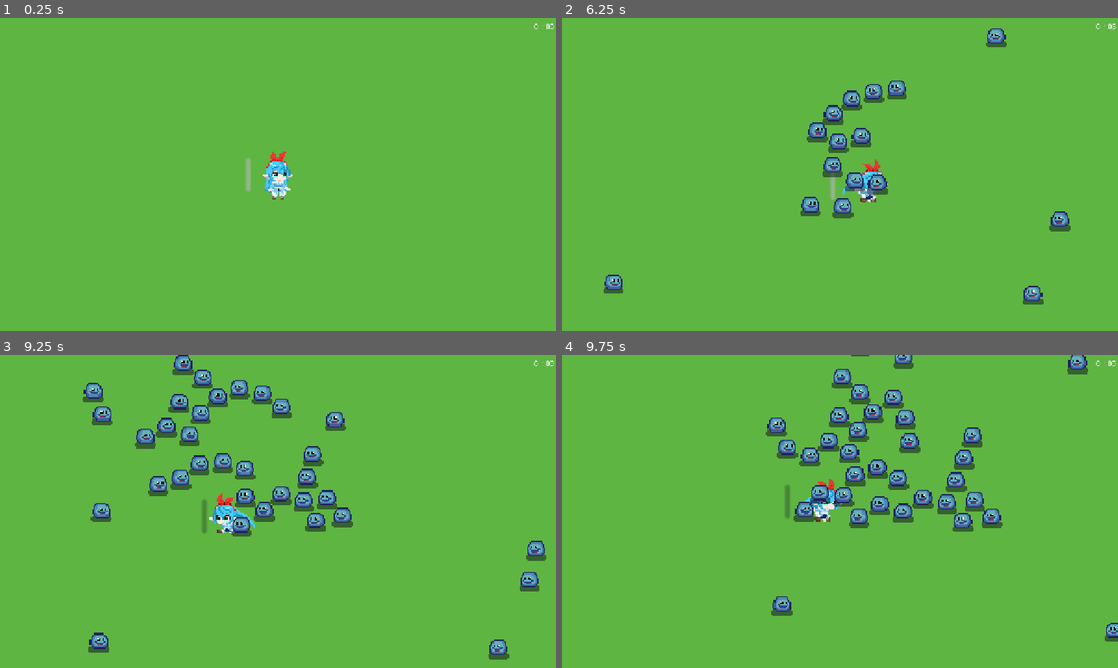
Above: before the commit, frames 1-4 (two rows, left to right).
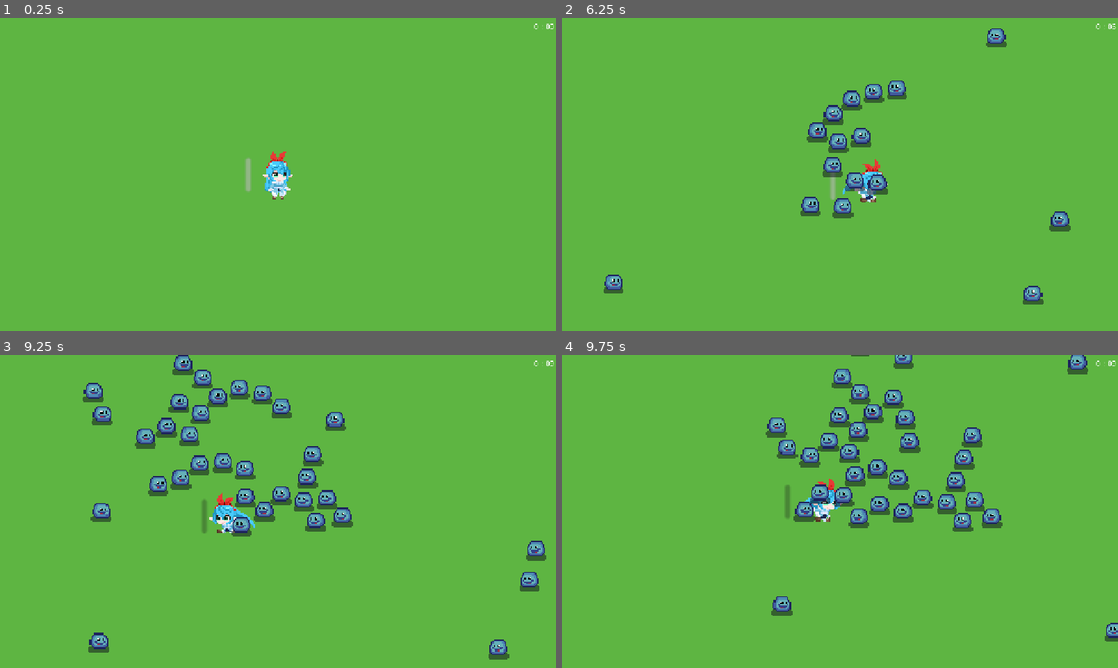
Above: after the commit, the same moments.

Repository: Keish0w0/Untitled-Roguelike-Project
Game: Godot game, scene res://Scenes/World/world.tscn
Two runs of this game, one before a commit and one after it. Both use one fixed random seed, a clock stepped at 60 frames per second and the inputs below.
Inputs:
- Up to frame 1 (0.25 s): no input
- Up to frame 2 (6.25 s): hold D (right) 0.53-1.28 s; tap Space (dash) every 0.75 s from 0.6 to 5.85 s; hold S (down) 1.28-2.03 s; hold D (right) 2.03-2.78 s; hold W (up) 2.78-3.53 s; hold A (left) 3.53-5.03 s; hold S (down) 5.03-5.78 s; hold D (right) from 5.78 s (still down)
- Up to frame 3 (9.25 s): release D (right) at 6.53 s; hold W (up) 6.53-7.28 s; tap Space (dash) every 0.75 s from 6.6 to 8.85 s; hold D (right) 7.28-8.03 s; hold S (down) 8.03-8.78 s; hold A (left) from 8.78 s (still down)
- Up to frame 4 (9.75 s): release A (left) at 9.53 s; hold W (up) from 9.53 s (still down); tap Space (dash) at 9.6 s

Frames 1-2 are identical in both runs. In frame 3, less than 0.1% of the frame differs, in the area x 29-57%, y 17-47%; in frame 4, 0.2%, in the area x 36-75%, y 20-57%.

Commit message:
InDev 20250927-3

Diff:
--- a/Scenes/Characters/player.tscn
+++ b/Scenes/Characters/player.tscn
@@ -108,13 +108,15 @@
 
 [sub_resource type="CapsuleShape2D" id="CapsuleShape2D_25bbb"]
 radius = 7.0
-height = 26.0
+height = 22.0
 
 [sub_resource type="CapsuleShape2D" id="CapsuleShape2D_q5hbr"]
 radius = 6.0
-height = 24.0
+height = 20.0
 
 [node name="Player" type="CharacterBody2D"]
+collision_layer = 2
+collision_mask = 0
 script = ExtResource("1_o0f8b")
 
 [node name="Camera2D" type="Camera2D" parent="."]
@@ -130,7 +132,7 @@
 health_component = NodePath("../HealthComponent")
 
 [node name="CollisionShape2D" type="CollisionShape2D" parent="HitboxComponent"]
-position = Vector2(0, 6)
+position = Vector2(0, 7)
 shape = SubResource("CapsuleShape2D_25bbb")
 debug_color = Color(1, 0.0030717, 0.0718824, 0.42)
 
@@ -177,7 +179,7 @@
 one_shot = true
 
 [node name="PlayerCollision" type="CollisionShape2D" parent="."]
-position = Vector2(0, 6)
+position = Vector2(0, 7)
 shape = SubResource("CapsuleShape2D_q5hbr")
 
 [connection signal="body_entered" from="HitboxComponent" to="HitboxComponent" method="_on_body_entered"]
--- a/project.godot
+++ b/project.godot
@@ -61,7 +61,8 @@
 
 [layer_names]
 
-2d_physics/layer_1="Player"
+2d_physics/layer_1="World"
+2d_physics/layer_2="Player"
 2d_physics/layer_3="Enemy"
 
 [rendering]
